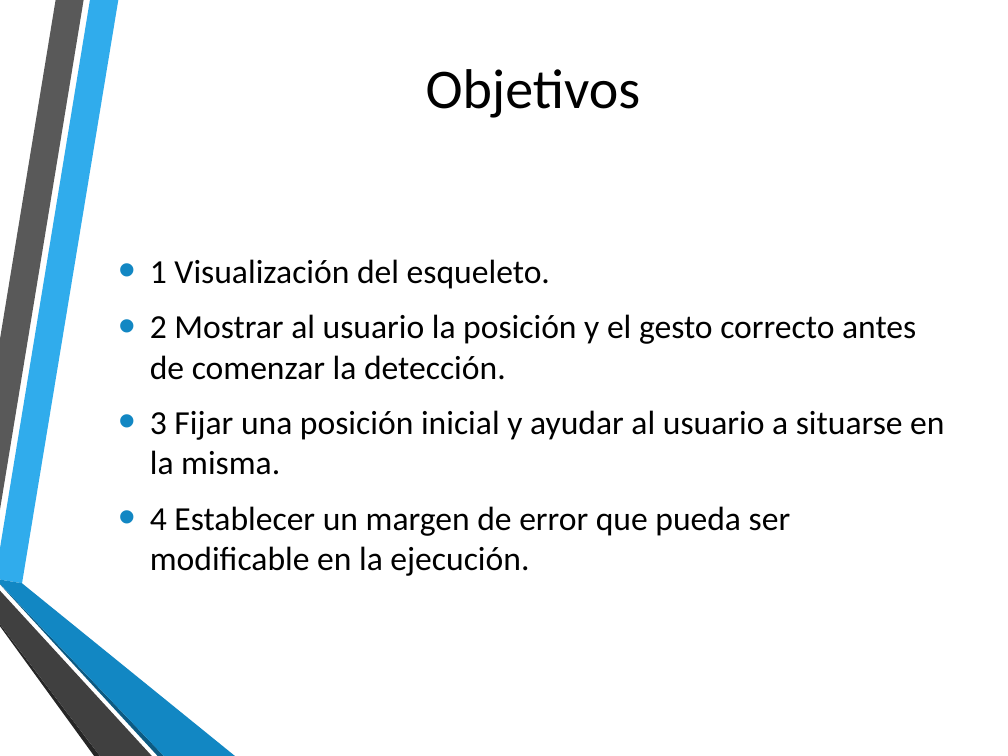
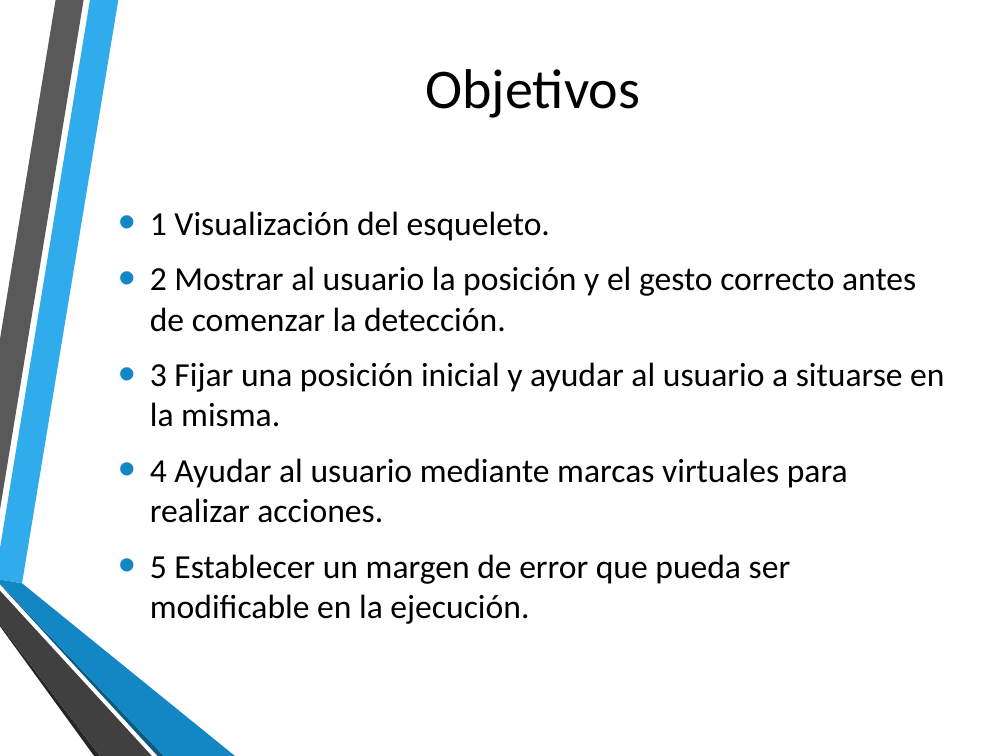
Before and after one commit to FPerezHernandez92/NPI-Kinect-v2, a slide deck: slide 2 of Presentación Práctica 1.pptx. Drawn at 1008x756 pixels with LibreOffice and Linux fonts; fonts in the diff are those of the drawing; background and template pictures are left out. Boxes give left, top, right and bottom in pixels: in the first picture for what was removed or moved away, otherwise in the second. Text is boxed around its words. In the diff, an @@ line names an element or a change of style, - is before the commit and + after.

Commit message:
Modificaciones menores de pequeños errores

```diff
--- a/Presentación Práctica 1.pptx
+++ b/Presentación Práctica 1.pptx
@@ text at [150, 458, 848, 624]: text changed @@
-• 4 Establecer un margen de error que pueda ser modificable en la ejecución.
+• 4 Ayudar al usuario mediante marcas virtuales para realizar acciones.
+• 5 Establecer un margen de error que pueda ser modificable en la ejecución.
```
Also in this commit, not shown: 1 other slide changed, 4 slides added, 8 other files.
